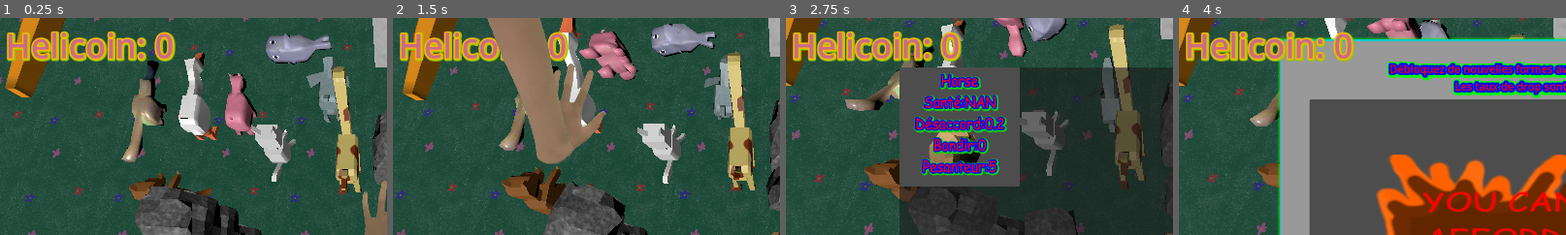
Above: before the commit, frames 1-4 (left to right).
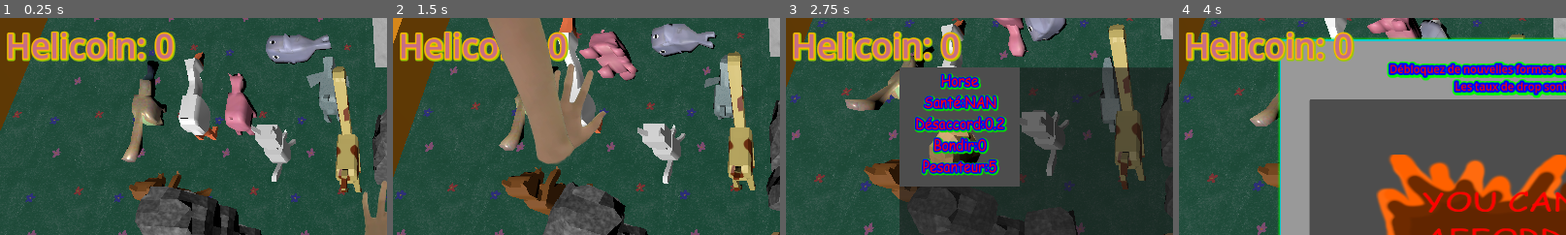
Above: after the commit, the same moments.

Repository: JAco9307/ShapeEscape
Game: Godot game, scene res://Main.tscn
The game is run twice, just before and just after one commit, with the same random seed, the same clock (stepped at 60 frames per second) and the same inputs.
Inputs:
- Up to frame 1 (0.25 s): no input
- Up to frame 2 (1.5 s): click "Shape" at 0.5 s; click "Horse Santé:NAN Désaccord:0.2…" at 1.25 s
- Up to frame 3 (2.75 s): click "Shape" at 2 s
- Up to frame 4 (4 s): click "Get more shapes!!" at 2.75 s; click "1x shape pull 20 Helicoin" at 3.5 s
The pictures show only the part of the screen within x 0-50%, y 0-50%; the shares and areas given below are measured in that part.

The runs differ from the first frame. In frame 1, 3.4% of the frame differs, in the area x 0-18%, y 0-52%; in frame 2, 4.1%, in the area x 0-17%, y 0-74%; in frame 3, 0.6%; in frame 4, 0.7%.

Commit message:
carrot stuff

Diff:
--- a/Main.tscn
+++ b/Main.tscn
@@ -70,10 +70,16 @@
 
 [node name="Bench2" parent="." instance=ExtResource("12_5tuhn")]
 transform = Transform3D(1, 0, 0, 0, 1, 0, 0, 0, 1, -32.8433, 3.21889, 14.7129)
-initialMass = 200.0
+initialMass = 50.0
+yTorqueMult = 1000.0
+zTorqueMult = 1000.0
 
 [node name="Carrot" parent="." instance=ExtResource("13_2gh4u")]
-transform = Transform3D(1, 0, 0, 0, 1, 0, 0, 0, 1, -107.192, 3.1939, 37.7684)
+transform = Transform3D(1, 0, 0, 0, 1, 0, 0, 0, 1, -66.2876, 5.49015, 40.7414)
+initialMass = 50.0
+yTorqueMult = 1000.0
+zTorqueMult = 10.0
+mouse_sensitivity = 0.2
 
 [node name="Fence" parent="." instance=ExtResource("14_devvj")]
 transform = Transform3D(1, 0, 0, 0, 1, 0, 0, 0, 1, -68.1329, 4.82093, -6.82977)
--- a/objects/Environment/carrot.tscn
+++ b/objects/Environment/carrot.tscn
@@ -1,20 +1,18 @@
 [gd_scene load_steps=4 format=3 uid="uid://cxlv0wo6r2qki"]
 
 [ext_resource type="PackedScene" uid="uid://du8lkrvnc16gl" path="res://objects/Rotatable.tscn" id="1_22sse"]
-[ext_resource type="PackedScene" uid="uid://c6frqt501b2ui" path="res://models/Objects/carrot.glb" id="2_dtxq5"]
+[ext_resource type="PackedScene" uid="uid://bh6qkqkgxmj63" path="res://models/Objects/goodcarrot.glb" id="2_22sse"]
 
-[sub_resource type="ConvexPolygonShape3D" id="ConvexPolygonShape3D_krarw"]
-points = PackedVector3Array(-2.02775, -2.98989, -6.82025, -2.02775, 2.979, -6.82025, -2.02775, 2.979, 6.82025, -1.38819, -2.98989, 6.82025, 1.13944, -0.736435, -0.730491, -2.02775, -2.98989, 6.82025, -1.38819, 2.979, -6.82025, -1.38819, -2.98989, -6.82025, -1.38819, 2.979, 6.82025, 1.13934, 0.7255, 0.730442, 1.02083, -0.965246, 0.959616, 1.13944, 0.725549, -0.730491, 1.02094, -0.965325, -0.959694, 1.13934, -0.736385, 0.730442)
+[sub_resource type="ConvexPolygonShape3D" id="ConvexPolygonShape3D_dtxq5"]
+points = PackedVector3Array(-54.9016, -3.64631, -9.30773, -54.9016, 3.64631, -9.30773, -41.1507, -3.64631, -9.30773, -54.9016, -3.64631, 9.22409, -54.9016, 3.64631, 9.22409, -41.1507, 3.64631, -9.30773, -41.1507, -3.64631, 9.22409, 47.6385, -0.963688, -0.801885, 40.0705, -1.26493, -1.42227, -41.1507, 3.64631, 9.22409, 40.0705, 1.26422, -1.42227, 47.6385, 0.962974, -0.801885, 40.0705, -1.26493, 1.33682, 47.6385, -0.963688, 0.716434, 47.6385, 0.962974, 0.716434, 40.0705, 1.26422, 1.33682)
 
 [node name="Carrot" instance=ExtResource("1_22sse")]
-yTorqueMult = 200.0
-zTorqueMult = 200.0
+yTorqueMult = 500.0
+zTorqueMult = 500.0
 
-[node name="carrot" parent="." index="0" instance=ExtResource("2_dtxq5")]
-transform = Transform3D(1, 0, 0, 0, 1, 0, 0, 0, 1, 1, 0, 1)
+[node name="goodcarrot" parent="." index="0" instance=ExtResource("2_22sse")]
 
-[node name="CollisionShape3D2" type="CollisionShape3D" parent="." index="1"]
-transform = Transform3D(36.021, 0, 0, 0, 1, 0, 0, 0, 1, 1, 0, 1)
-shape = SubResource("ConvexPolygonShape3D_krarw")
+[node name="CollisionShape3D" type="CollisionShape3D" parent="." index="1"]
+shape = SubResource("ConvexPolygonShape3D_dtxq5")
 
-[editable path="carrot"]
+[editable path="goodcarrot"]
Binary file removed: models/Objects/carrot.glb
Not shown, removed: models/Objects/carrot.glb.import
Binary file removed: models/Objects/carrot_carrot-texture.png
Not shown, removed: models/Objects/carrot_carrot-texture.png.import
